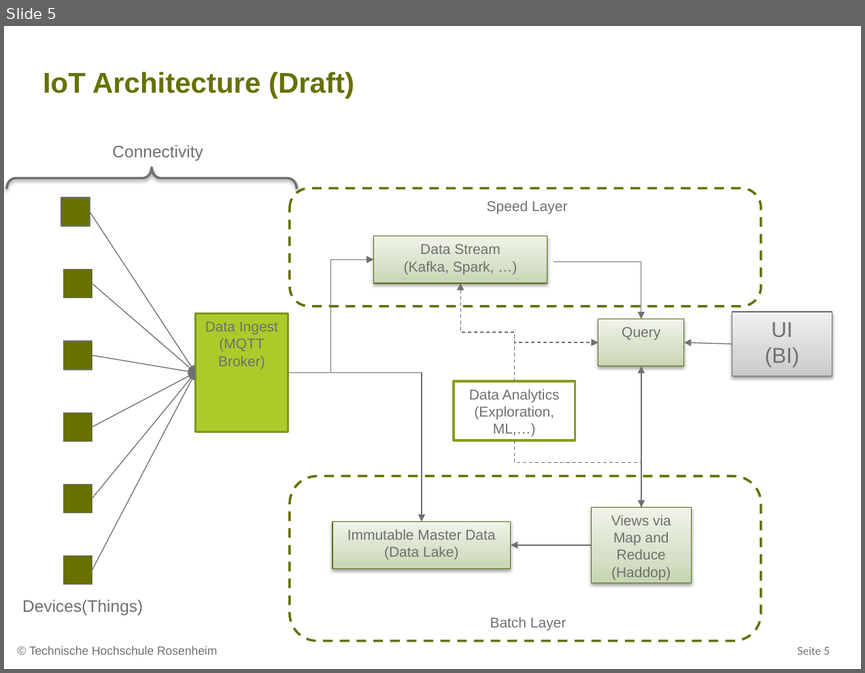
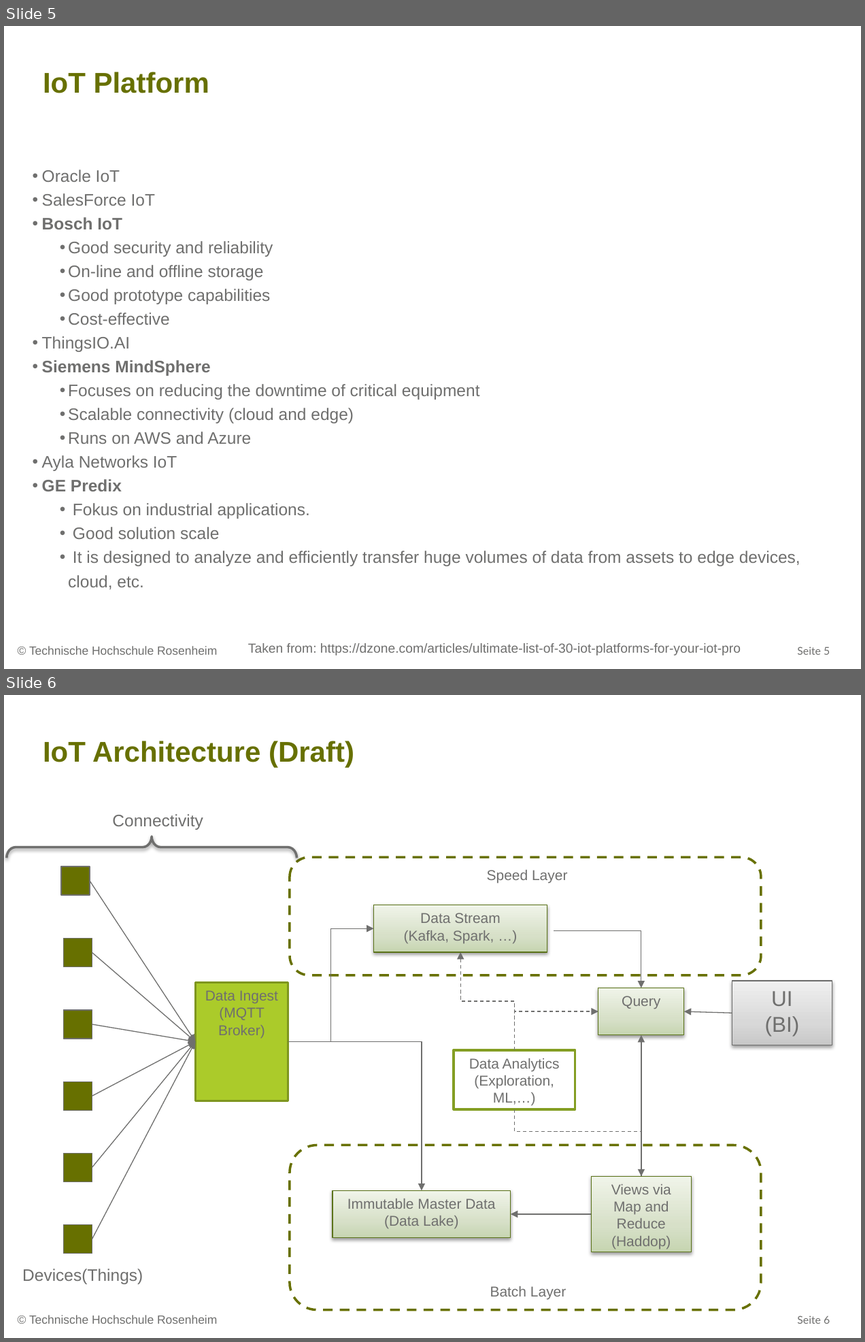
Before and after one commit to ammoza/hsro-inf-iot.github.io, a slide deck: assets/07-vorlesung/07-Vorlesung.pptx. Shown one above the other, each under a label of ours: slide 5 before the commit, slides 5 and 6 after it. The pictures are 865x673 and 865x1342 pixels, drawn with LibreOffice and Linux fonts; fonts in the diff are those of the drawing; background and template pictures are left out. Boxes give left, top, right and bottom in pixels: in the first picture for what was removed or moved away, otherwise in the second. Text is boxed around its words. In the diff, an @@ line names an element or a change of style, - is before the commit and + after.

Commit message:
Data analysis added

```diff
--- a/assets/07-vorlesung/07-Vorlesung.pptx
+++ b/assets/07-vorlesung/07-Vorlesung.pptx
@@ slide 5 added at (4, 26, 861, 669), background #FFFFFF; not listed: 2 template elements that a slide beside it also shows @@
@@ title added at (43, 72, 209, 93), 24 pt, text #677000, bold @@
+IoT Platform
@@ text added at (42, 169, 800, 589), 14 pt, text #6F6F6E @@
+• Oracle IoT
+• SalesForce IoT
+• Bosch IoT
+  • Good security and reliability
+  • On-line and offline storage
+  • Good prototype capabilities
+  • Cost-effective
+• ThingsIO.AI
+• Siemens MindSphere
+  • Focuses on reducing the downtime of critical equipment
+  • Scalable connectivity (cloud and edge)
+  • Runs on AWS and Azure
+• Ayla Networks IoT
+• GE Predix
+  • Fokus on industrial applications.
+  • Good solution scale
+  • It is designed to analyze and efficiently transfer huge volumes of data from assets to edge devices, cloud, etc.
@@ text added at (248, 643, 740, 655), 11 pt, text #6F6F6E @@
+Taken from: https://dzone.com/articles/ultimate-list-of-30-iot-platforms-for-your-iot-pro
@@ what was slide 5 is now slide 6 @@
@@ page number at (797, 1315, 830, 1323): text changed @@
-Seite 5
+Seite 6
```
Also in this commit, not shown: 4 slides changed, 2 other files.
